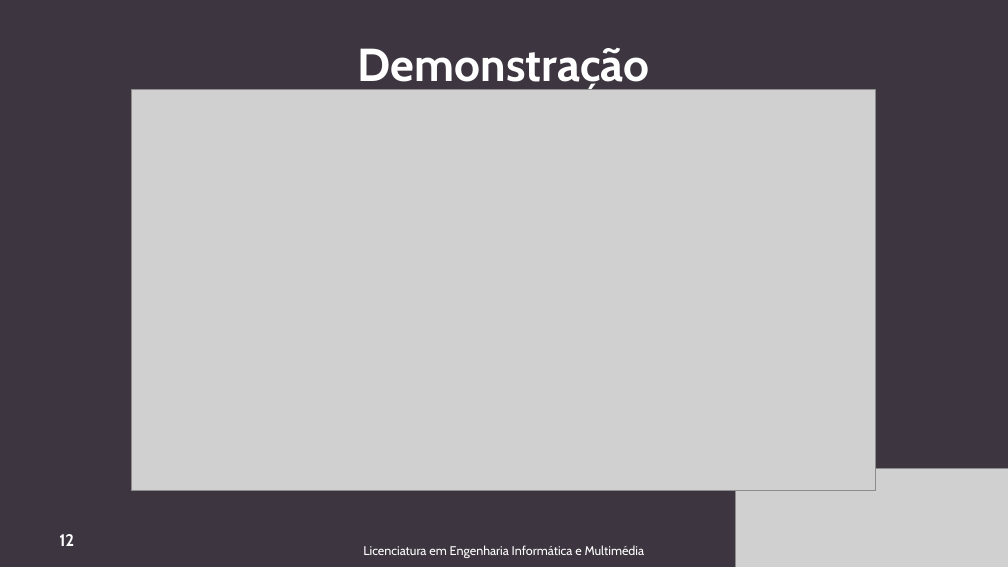
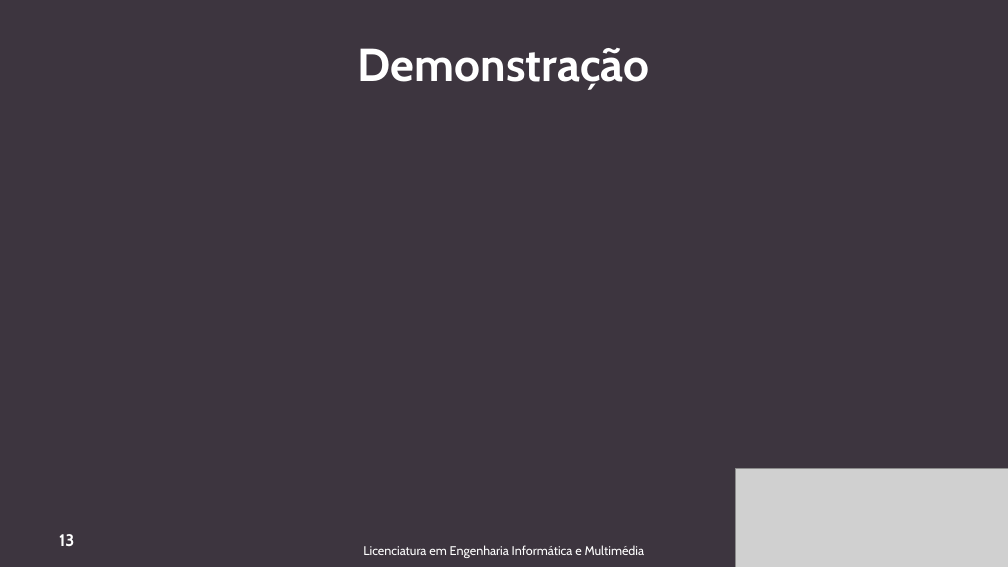
Before and after one commit to Emiwiana/Sistema-para-gera-o-autom-tica-de-Certificados-de-Curso, a slide deck: slide 13 of Planeamento/FEIM/ApresentacaoFeim_Proj41.pptx (slide 12 before the commit). Drawn at 1008x567 pixels with LibreOffice and Linux fonts; fonts in the diff are those of the drawing; grey boxes stand for pictures; background and template pictures are left out. Boxes give left, top, right and bottom in pixels: in the first picture for what was removed or moved away, otherwise in the second. Text is boxed around its words. In the diff, an @@ line names an element or a change of style, - is before the commit and + after.

```diff
--- a/Planeamento/FEIM/ApresentacaoFeim_Proj41.pptx
+++ b/Planeamento/FEIM/ApresentacaoFeim_Proj41.pptx
@@ picture removed at bbox=[132, 90, 876, 491] @@
@@ page number at bbox=[59, 534, 74, 546]: text changed @@
-12
+13
```
Also in this commit, not shown: 5 other slides changed, 1 slide added.
